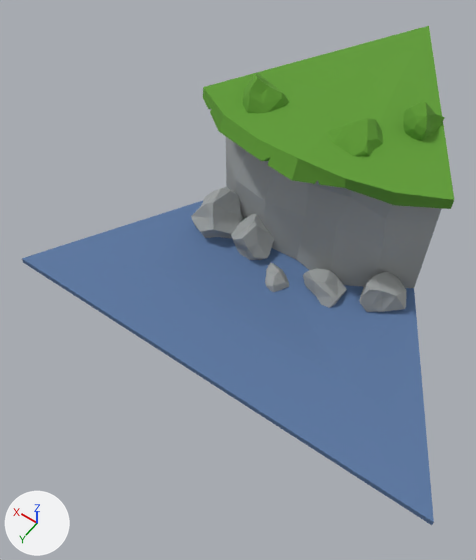
The glTF model public/assets/tile8.glb, before and after one commit.
Before and after are seen from a 50 mm lens placed at (-0.443, 1.356, 1.108), pointed at (0.057, 0.655, 0.007). The lights are fixed; the arrows at lower left show +X, +Y and +Z. Vertices at the same position are counted once.

In view in the first picture: 'bush1.003', 'bush2.003', 'bush3.003', 'hill8', 'rock0.013', 'rock1.001', 'rock3.001', 'rock4.001', 'rock5.001', 'water8'.
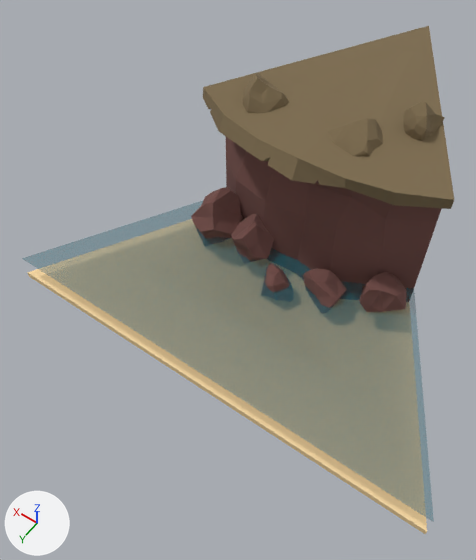
Edits to the bpy script that builds the scene:
```text
Change mat_stone:
    mat_stone.base_color: (0.352, 0.371, 0.371) -> (0.168, 0.0723, 0.063)  # grey #a0a4a4 -> brown #724c47
Change mat_top:
    mat_top.base_color: (0.117, 0.332, 0.0343) -> (0.205, 0.15, 0.0782)  # green #609c34 -> brown #7d6c4f
Change mat_water:
    mat_water.base_color: (0.107, 0.188, 0.362) -> (0.00304, 0.144, 0.184)  # blue #5c78a2 -> dark cyan #0a6a77
    mat_water.alpha: 1.0 -> 0.518
Add mat_sand:
    mat_sand = principled_material('sand')
    mat_sand.base_color = (0.982, 0.716, 0.376)  # beige #fddca5
    mat_sand.roughness = 1.0
Change me_cylinder_017:
    where me_cylinder_017.from_pydata(...)  # 89 vertices, 168 faces; spans x -0.275..0.275, y 0.0..0.569, z -0.034..0.297
    used by ob_hill8; location = (0.0, 0.0, 0.0)
    before: 0 (-0.176, 0.483, -0.031), 2 (-0.093, 0.527, -0.034), 4 (0.001, 0.508, -0.031) at pixel (296, 259), 6 (0.091, 0.512, -0.032), 8 (0.178, 0.488, -0.032)
    before: 18 (-0.25, 0.433, -0.032) at pixel (413, 290), 22 (0.25, 0.433, -0.032)
    me_cylinder_017 part 1
    add for i in [0, 2, 4, 6, 8, 18, 22]: me_cylinder_017.vertices[i].co += Vector((0.0, 0.0, -0.047))
    me_cylinder_017.vertices[60].co: (0.0, 0.0, 0.0) -> (0.0, 0.0, -0.078)
Change me_circle_025:
    used by ob_water8; location = (0.0, 0.0, -0.04)
    remove me_circle_025.from_pydata(...)  # 15 vertices, 24 faces; spans x -0.5..0.5, y 0.0..0.866, z 0.0..0.02
    add me_circle_025.from_pydata(...)  # 10 vertices, 12 faces; spans x -0.5..0.5, y 0.0..0.866, z 0.003..0.02
    me_circle_025 part 2
    5 vertices are removed from x -0.5..0.5, y 0.0..0.866, z 0.0..0.015
    12 faces are deleted
Add me_circle_024:
    me_circle_024.from_pydata([(0.5, 0.866, 0.0), (-0.5, 0.866, 0.0), (0.0, 0.0, 0.0), (0.5, 0.866, 0.015), (-0.5, 0.866, 0.015), (0.0, 0.0, 0.015), (-0.484, 0.866, 0.0), (-0.459, 0.866, 0.015), (0.0, 0.577, 0.005), (0.25, 0.433, 0.015), (-0.25, 0.433, 0.015), (0.0, 0.289, 0.003), (0.25, 0.722, 0.019), (-0.25, 0.722, 0.02), (0.0, 0.866, 0.015)], [], [(2, 1, 6), (2, 6, 0), (6, 1, 4), (6, 4, 7), (0, 6, 7), (0, 7, 3), (4, 1, 10), (5, 2, 9), (8, 11, 12), (5, 11, 10), (8, 12, 13), (13, 14, 4), (13, 12, 14), (12, 3, 14), (10, 13, 4), (10, 11, 13), (11, 8, 13), (12, 9, 3), (12, 11, 9), (11, 5, 9), (0, 3, 9), (2, 0, 9), (2, 5, 10), (1, 2, 10)])
    me_circle_024.materials.append(mat_sand)  # beige #fddca5
Add ob_sand8:
    ob_sand8 = bpy.data.objects.new('sand8', me_circle_024)
    ob_sand8.location = (0.0, 0.0, -0.09)
```

Boxes (x1, y1, x2, y2) around the edits, measured in the pictures (476 x 560 px; the box of a moved part takes in the faces that stretch with it):
'water8', recoloured, surface changed (blue to grey)
    both: (22, 201, 434, 525)
'hill8', recoloured, reshaped
    both: (203, 26, 454, 288)
'sand8', added (beige)
    after: (27, 269, 427, 534)
'rock4.001', recoloured (grey to brown)
    both: (191, 187, 243, 238)
'rock1.001', recoloured (grey to brown)
    both: (359, 272, 406, 312)
'bush1.003', recoloured (green to brown)
    both: (328, 119, 383, 156)
'rock5.001', recoloured (grey to brown)
    both: (231, 214, 274, 260)
'bush2.003', recoloured (green to brown)
    both: (243, 73, 289, 113)
'rock3.001', recoloured (grey to brown)
    both: (303, 268, 347, 308)
'bush3.003', recoloured (green to brown)
    both: (403, 101, 444, 140)
'rock0.013', recoloured (grey to brown)
    both: (265, 263, 290, 292)
part 1 of me_cylinder_017, moved or reshaped
    both: (226, 155, 427, 288)
part 2 of me_circle_025, deleted (blue)
    before: (22, 259, 434, 525)
